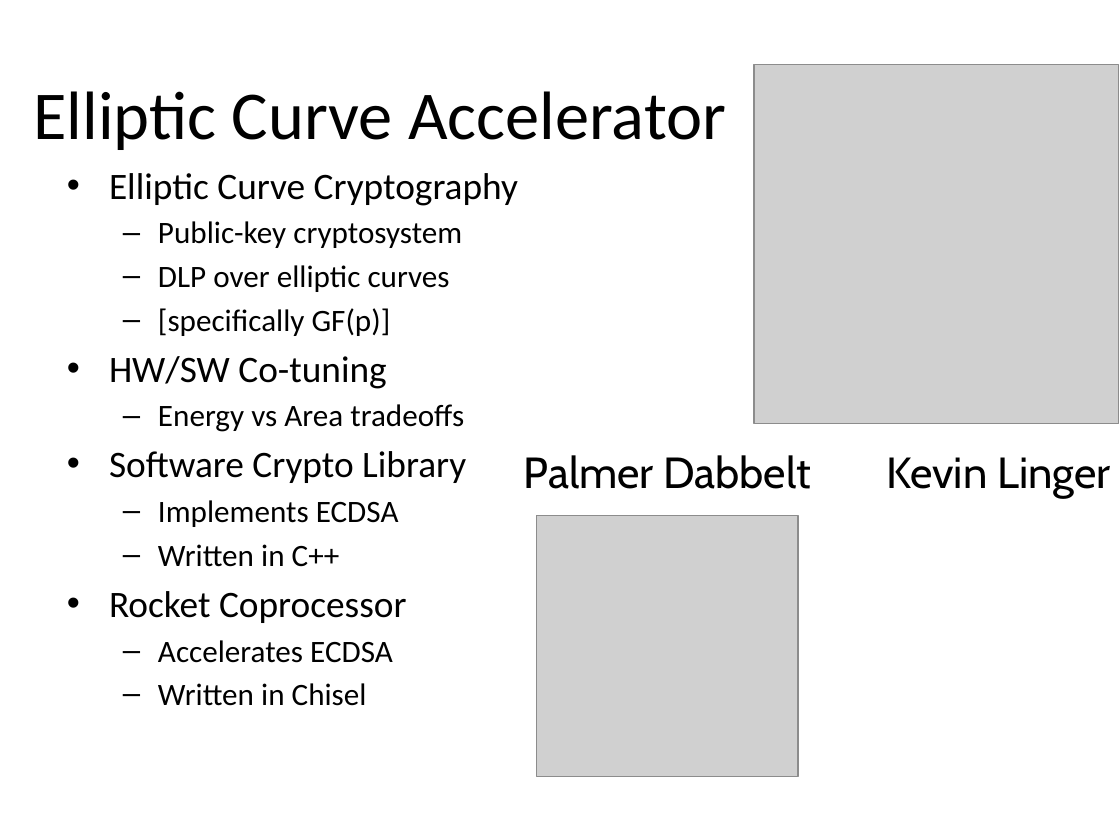
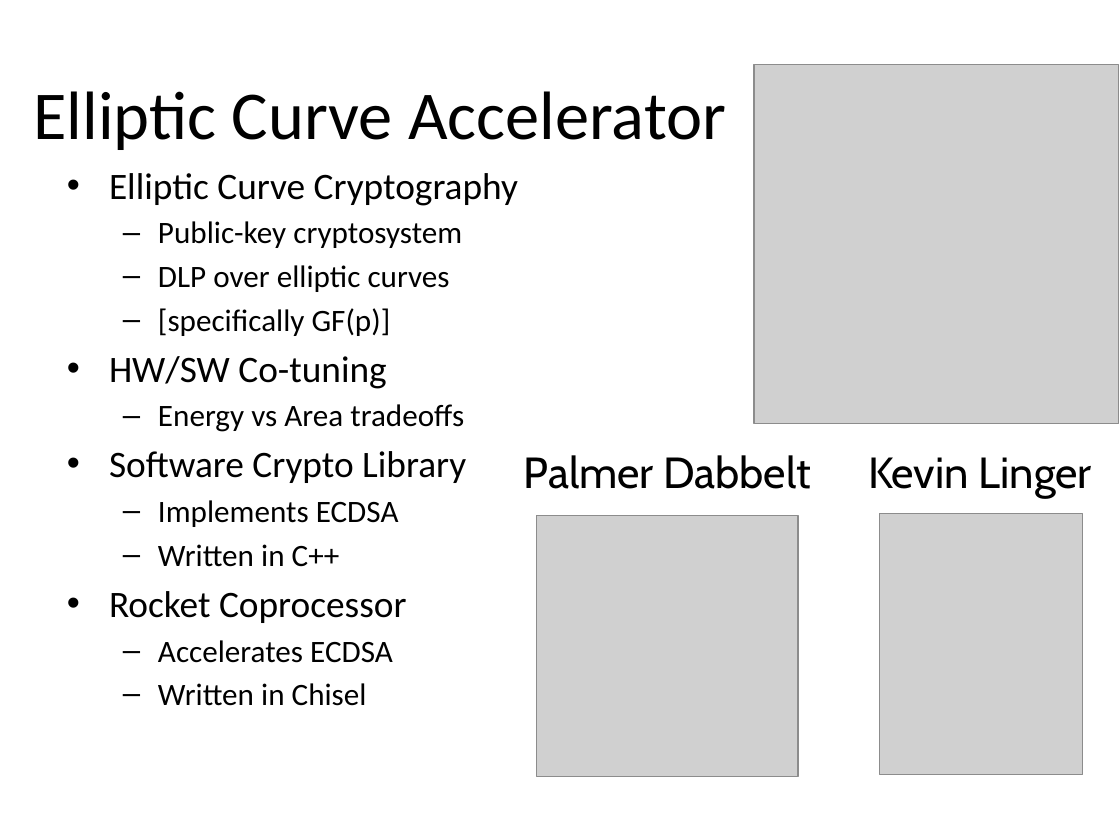
Before and after one commit to palmer-dabbelt/cs250-papers, a slide deck: slide 1 of aspire_preview.pptx. Drawn at 1120x840 pixels with LibreOffice and Linux fonts; fonts in the diff are those of the drawing; grey boxes stand for pictures; background and template pictures are left out. Boxes give left, top, right and bottom in pixels: in the first picture for what was removed or moved away, otherwise in the second. Text is boxed around its words. In the diff, an @@ line names an element or a change of style, - is before the commit and + after.

Commit message:
added picture to preview slide

```diff
--- a/aspire_preview.pptx
+++ b/aspire_preview.pptx
@@ text "Kevin Linger": place and size @@
-text "Kevin Linger" at [887, 457, 1110, 499]
+text "Kevin Linger" at [868, 457, 1092, 499]
@@ picture added at [879, 513, 1082, 774] @@
```
